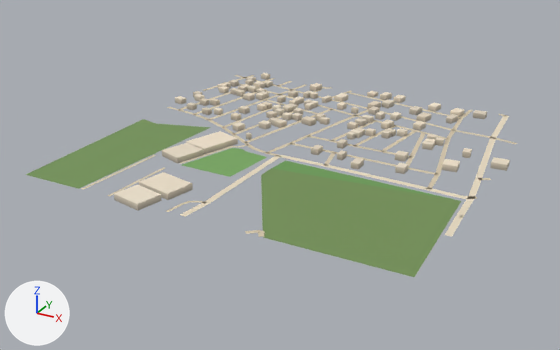
Renders of the glTF model public/assets/bengaluru-region-v1/tiles/t-14_-18-l0.glb from each side of a commit.
Rendered twice from a camera (50 mm lens) standing at (-6310.0, -9611.0, 381.0) and looking at (-6766.0, -8783.0, -34.0). Arrows for +X, +Y and +Z are at lower left; the lights stay in place. The picture after the commit comes second. Vertices at exactly the same position are counted once.

Objects in the first picture: 'building', 'ground'.
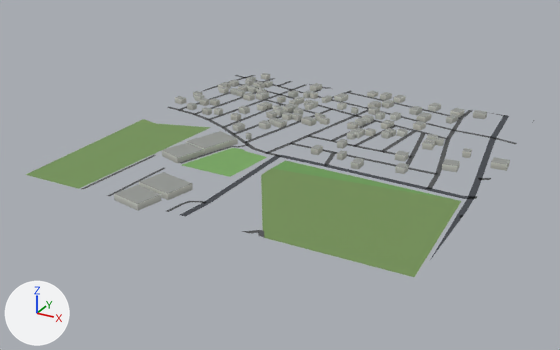
Where the change shows, as pixel boxes (x1, y1, x2, y2) in the pictures (560 x 350 px; the box of a moved part takes in the faces that stretch with it):
'ground', reshaped
    before: (26, 75, 517, 277)
    after: (26, 75, 534, 277)
part 1 of me_building, recoloured
    both: (114, 73, 510, 211)
part 2 of me_ground, rebuilt
    before: (245, 230, 265, 237)
    after: (242, 230, 264, 237)
part 3 of me_ground, moved or reshaped
    both: (81, 75, 352, 217)
part 4 of me_ground, moved or reshaped
    before: (445, 178, 491, 237)
    after: (430, 178, 491, 260)
part 5 of me_ground, reshaped
    before: (460, 110, 517, 144)
    after: (460, 110, 534, 144)
part 6 of me_ground, recoloured
    both: (81, 75, 509, 212)

Patch to the scene script:
```diff
--- a/public/assets/bengaluru-region-v1/tiles/t-14_-18-l0.glb.py
+++ b/public/assets/bengaluru-region-v1/tiles/t-14_-18-l0.glb.py
@@ me_building @@
 # used by ob_building; location = (-7000.0, -9000.0, 0.0)
-me_building.from_pydata(...)  # 866 vertices, 1084 faces; spans x -6.0..510.0, y -11.0..503.0, z 0.0..8.0
+me_building.from_pydata(...)  # 866 vertices, 1302 faces; spans x -6.0..510.0, y -11.0..503.0, z 0.0..8.0
+# me_building part 1: 1084 kept faces spanning x -6.0..510.0, y -11.0..503.0, z 0.0..8.0 get new vertex colours
+# edits to the shape of me_building do not show in these pictures
 me_building.materials.append(mat_building)
@@ me_ground @@
 # used by ob_ground; location = (-7000.0, -9000.0, 0.0)
-me_ground.from_pydata(...)  # 620 vertices, 592 faces; spans x -3.0..504.0, y -2.0..503.0, z 1.0
+me_ground.from_pydata(...)  # 634 vertices, 604 faces; spans x 0.0..500.0, y 0.0..500.0, z 1.0
+# me_ground part 2: the loose piece of 8 vertices spanning x 311.0..335.0, y -2.0..12.0, z 1.0 is rebuilt with 8 vertices and now spans x 308.0..336.0, y 0.0..13.0, z 1.0
+# me_ground part 3: 19 vertices moved from x 1.0..213.0, y 31.0..503.0, z 1.0 to x 0.0..214.0, y 19.0..500.0, z 1.0; 18 vertices removed from x -3.0..237.0, y -1.0..502.0, z 1.0; 20 vertices added at x 0.0..238.0, y 0.0..500.0, z 1.0
+# me_ground part 4: 3 vertices moved from x 501.0..502.0, y 143.0..257.0, z 1.0 to x 500.0, y 149.0..263.0, z 1.0; 10 vertices removed from x 493.0..504.0, y 94.0..262.0, z 1.0; 14 vertices added at x 494.0..500.0, y 34.0..256.0, z 1.0
+# me_ground part 5: 3 vertices moved from x 403.0..448.0, y 477.0..503.0, z 1.0 to x 403.0..433.0, y 480.0..499.0, z 1.0; 4 vertices removed from x 448.0..501.0, y 388.0..501.0, z 1.0; 12 vertices added at x 425.0..500.0, y 388.0..500.0, z 1.0
+# me_ground part 6: 342 kept faces spanning x 0.0..500.0, y 0.0..500.0, z 1.0 get new vertex colours; the middle colour goes from beige #d7c9ae to dark grey #535556
 me_ground.materials.append(mat_ground)
```
